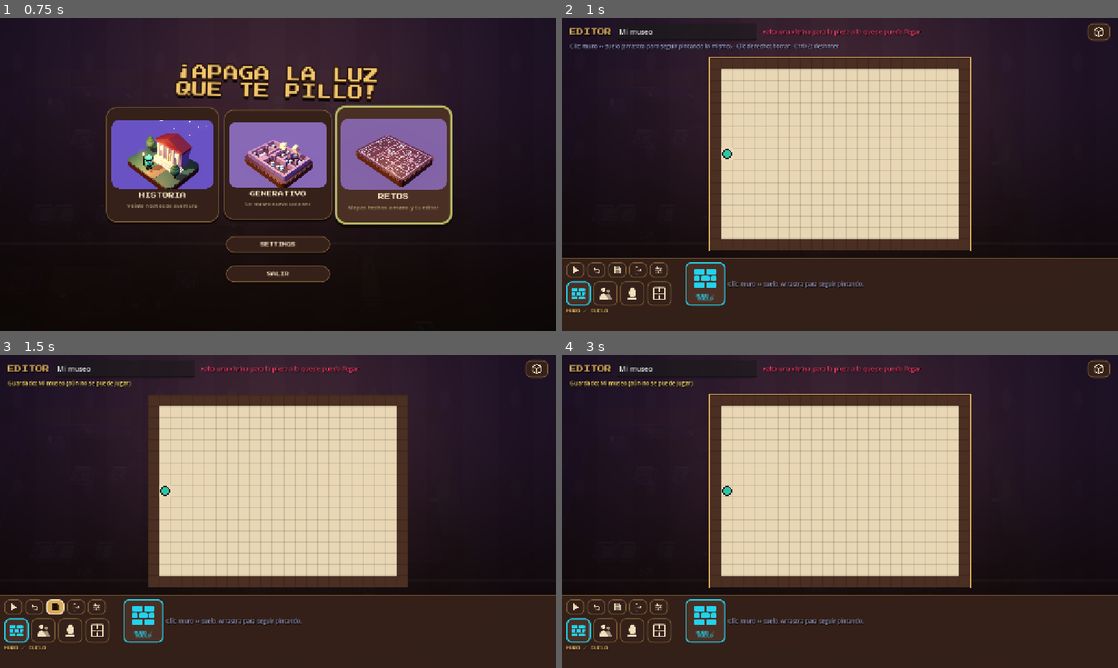
Above: before the commit, frames 1-4 (two rows, left to right).
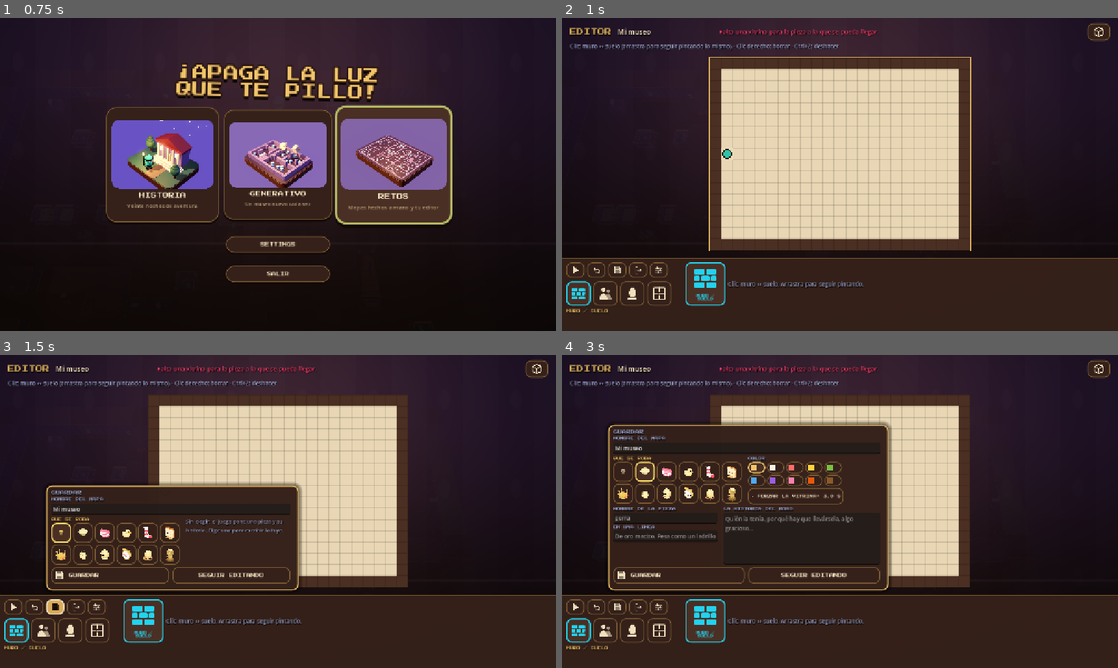
Above: after the commit, the same moments.

Repository: didelco/ladron
Game: Godot game, scene res://scenes/main.tscn
Same seed, same stepped clock (60 frames per second), same inputs: the game is played once before the commit and once after it.
Inputs (mouse positions are in pixels of both pictures, inside the frame that each line leads up to):
- Up to frame 1 (0.75 s): tap Enter (ui_accept) at 0.5 s; move the mouse to (400, 158) at 0.52 s; hold Right (ui_right) from 0.53 s (still down); tap C at 0.6 s; click (400, 158) at 0.67 s
- Up to frame 2 (1 s): keep holding Right (ui_right); tap Enter (ui_accept) at 0.77 s
- Up to frame 3 (1.5 s): release Right (ui_right) at 1.25 s; click (55, 608) at 1.27 s
- Up to frame 4 (3 s): click (623, 533) at 2 s, where only the run after the commit has a clickable "?"; click (645, 533) at 2.77 s

Frame 1 is identical in both runs. In frame 2, 0.5% of the frame differs, in the area x 10-65%, y 3-8%; in frame 3, 13%; in frame 4, 22%, in the area x 1-74%, y 3-76%.

Commit message:
Editor: al guardar se escriben el nombre del mapa, qué se roba (pieza, color, forzar la vitrina) y su historia; fuera de opciones
Co-Authored-By: Claude Opus 5.5 (1M context) <noreply@anthropic.com>

Diff:
--- a/locale/texts.csv
+++ b/locale/texts.csv
@@ -526,7 +526,7 @@
 EDITOR_LOOT_RANDOM,AL AZAR (LO ELIGE EL JUEGO)
 EDITOR_LOOT_NONE,"Sin elegir: el juego pone una pieza y su historia. Elige una para escribir la tuya."
 EDITOR_LOOT_COLOUR,COLOR
-EDITOR_LOOT_NAME,NOMBRE
+EDITOR_LOOT_NAME,NOMBRE DE LA PIEZA
 EDITOR_LOOT_BLURB,EN UNA LINEA
 EDITOR_LOOT_BLURB_HINT,De oro macizo. Pesa como un ladrillo.
 EDITOR_LOOT_STORY,LA HISTORIA DEL ROBO
--- a/scenes/map_editor.gd
+++ b/scenes/map_editor.gd
@@ -10,10 +10,11 @@
 ## game: a compact block at the left, what to do (play it, undo, save,
 ## leave, the options) over the four kinds of tool
 ## (wall and floor, the characters, the objects, the rooms); and the rest of the
-## bar the catalogue of the kind in hand — the objects with a row of tabs to
-## show one theme or all; the options, the building's size and look, rolling
-## a museum or clearing it, the difficulty, the guards and the heist (what
-## is stolen and its tale). Over the plan, the name and what still stops it
+## bar the catalogue of the kind in hand — the objects with tabs to show one
+## theme or all, one type of piece or all; the options, the building's size
+## and look, rolling a museum or clearing it, the difficulty. Saving asks
+## for the map's name, what is stolen and its tale. Over the plan, the name
+## and what still stops it
 ## being played, and in the top right corner the switch between the plan
 ## and the museum in 3D.
 ##
@@ -120,8 +121,9 @@
 ## The options, a page each: a list down the left of the catalogue, and the
 ## page's choices to its right.
 ## (The guards are placed with the characters: how many there are is theirs.)
-const OPTION_PAGES := ["size", "floor", "wall", "difficulty", "map", "loot", "story"]
-const OPTION_ICONS := {"size": "size", "floor": "rooms", "wall": "wall", "difficulty": "difficulty", "map": "random", "loot": "piece", "story": "heist"}
+## (What is stolen, and its tale, are written when saving: _save_panel.)
+const OPTION_PAGES := ["size", "floor", "wall", "difficulty", "map"]
+const OPTION_ICONS := {"size": "size", "floor": "rooms", "wall": "wall", "difficulty": "difficulty", "map": "random"}
 const PROP_ORDER := ["bust", "bin", "panel", "armour"]
 const UNDO_STEPS := 60
 
@@ -160,13 +162,15 @@
 
 var _ui: Control
 var _plan: Control
-var _name: LineEdit
+## the map's name at the top (written in the save panel)
+var _name: Label
 var _status: Label
 var _hint: Label
 var _tool_buttons := {}
 var _template_buttons: Array[Button] = []
 var _kind_buttons := {}
 var _exit_button: Button
+var _save_button: Button
 var _kind_name: Label
 ## the catalogue along the bottom: its tabs (the objects' themes) and its row
 var _tabs: HBoxContainer
@@ -214,6 +218,10 @@
 				await get_tree().process_frame
 				if what in KINDS:
 					_pick_kind(what)
+				elif what == "save":
+					if "--editor-loot" in OS.get_cmdline_user_args():
+						map.loot = {"shape": "crown", "colour": LOOT_COLOURS[0], "name": "", "blurb": "", "story": "", "seconds": 3.0}
+					_open("save")
 				elif what in OPTION_PAGES:
 					# With a piece chosen, to see its page whole.
 					if "--editor-loot" in OS.get_cmdline_user_args():
@@ -285,15 +293,10 @@
 	top.add_child(line)
 	var title := _label(Text.t("EDITOR_TITLE"), 16, Hud.BRASS, line, true)
 	title.size_flags_vertical = Control.SIZE_SHRINK_CENTER
-	_name = LineEdit.new()
-	_name.custom_minimum_size = Vector2(320, 0)
-	_name.max_length = 32
-	_name.placeholder_text = Text.t("EDITOR_NAME")
-	_name.add_theme_font_size_override("font_size", 16)
-	_name.text_changed.connect(func(t: String) -> void:
-		map.name = t
-		dirty = true)
-	line.add_child(_name)
+	_name = _label("", 16, Hud.CREAM, line)
+	_name.size_flags_vertical = Control.SIZE_SHRINK_CENTER
+	_name.custom_minimum_size = Vector2(220, 0)
+
 	_status = _label("", 14, Hud.C.alert, line)
 	_status.size_flags_horizontal = Control.SIZE_EXPAND_FILL
 	_status.size_flags_vertical = Control.SIZE_SHRINK_CENTER
@@ -334,7 +337,7 @@
 	left.add_child(acts)
 	_icon_button("play", "EDITOR_PLAY", _ask_play, acts, Hud.C.green)
 	_icon_button("undo", "EDITOR_UNDO", _undo, acts, Hud.C.dim)
-	_icon_button("save", "EDITOR_SAVE", _save, acts, Hud.C.green)
+	_save_button = _icon_button("save", "EDITOR_SAVE", _open.bind("save"), acts, Hud.C.green)
 	_exit_button = _icon_button("exit", "EDITOR_EXIT", _leave, acts, Hud.C.dim)
 	var kinds := HBoxContainer.new()
 	kinds.add_theme_constant_override("separation", 6)
@@ -679,10 +682,6 @@
 		"map":
 			_choice(Text.t("EDITOR_RANDOM"), "", _random, null, "random")
 			_choice(Text.t("EDITOR_CLEAR"), "", _clear, null, "clear")
-		"loot":
-			_loot_page()
-		"story":
-			_story_page()
 
 
 ## One card of an options page: in force, it is lit (meta "choice" against
@@ -713,16 +712,16 @@
 
 
 ## A column in the catalogue.
-func _column(width := 0.0) -> VBoxContainer:
+func _column(width := 0.0, parent: Node = null) -> VBoxContainer:
 	var col := VBoxContainer.new()
 	col.add_theme_constant_override("separation", 4)
 	col.custom_minimum_size = Vector2(width, 0)
-	_catalogue.add_child(col)
+	(parent if parent else _catalogue).add_child(col)
 	return col
 
 
-## The panel over the bar, for leaving with changes not saved ("leave");
-## "" shuts it.
+## The panel over the plan: saving ("save": the name, what is stolen and
+## its tale), or leaving with changes not saved ("leave"); "" shuts it.
 func _open(k: String) -> void:
 	panel = k
 	leaving = k == "leave"
@@ -733,13 +732,40 @@
 	if k == "":
 		_refresh()
 		return
-	_sub_title.text = Text.t("EDITOR_UNSAVED")
-	_button(Text.t("EDITOR_SAVE_AND_EXIT"), _save_and_leave, _sub, Hud.C.green)
-	_button(Text.t("EDITOR_EXIT_NO_SAVE"), closed.emit, _sub, Hud.C.alert)
-	_button(Text.t("EDITOR_KEEP_EDITING"), _stay, _sub, Hud.C.dim)
+	if k == "save":
+		_save_panel()
+	else:
+		_sub_title.text = Text.t("EDITOR_UNSAVED")
+		_button(Text.t("EDITOR_SAVE_AND_EXIT"), _save_and_leave, _sub, Hud.C.green)
+		_button(Text.t("EDITOR_EXIT_NO_SAVE"), closed.emit, _sub, Hud.C.alert)
+		_button(Text.t("EDITOR_KEEP_EDITING"), _stay, _sub, Hud.C.dim)
 	_refresh()
 	_place_flyout.call_deferred()
 	(_sub.get_child(0) as Control).grab_focus.call_deferred()
+
+
+## Saving: the map's name, what is stolen (the piece, its colour, how long
+## its case takes) and its tale; then save it, or go back to it.
+func _save_panel() -> void:
+	_sub_title.text = Text.t("EDITOR_SAVE")
+	var name_edit := _field(Text.t("EDITOR_NAME").to_upper(), map.name, Text.t("EDITOR_UNTITLED"), _sub)
+	name_edit.max_length = 32
+	name_edit.text_changed.connect(func(t: String) -> void:
+		map.name = t
+		_name.text = t
+		dirty = true)
+	var row := HBoxContainer.new()
+	row.add_theme_constant_override("separation", 14)
+	_sub.add_child(row)
+	_loot_page(row)
+	_story_page(_sub)
+	var buttons := HBoxContainer.new()
+	buttons.add_theme_constant_override("separation", 8)
+	_sub.add_child(buttons)
+	_button(Text.t("EDITOR_SAVE"), func() -> void:
+		_save()
+		_open(""), buttons, Hud.C.green, false, "save")
+	_button(Text.t("EDITOR_KEEP_EDITING"), _stay, buttons, Hud.C.dim)
 
 
 ## What is stolen and why: the piece (a picture each, AL AZAR to let the
@@ -747,8 +773,8 @@
 ## takes, and the tale told before the job.
 ## What is stolen: the piece (AL AZAR leaves it to the game), its colour,
 ## and how long its case takes.
-func _loot_page() -> void:
-	var col := _column()
+func _loot_page(parent: Node) -> void:
+	var col := _column(0.0, parent)
 	_label(Text.t("EDITOR_LOOT_WHAT"), 8, Hud.BRASS, col, true)
 	var grid := GridContainer.new()
 	grid.columns = 6
@@ -765,9 +791,9 @@
 		b.tooltip_text = Text.t("EDITOR_LOOT_RANDOM" if shape == "" else "EDITOR_SHAPE_" + String(shape).to_upper())
 		b.set_meta("loot", shape)
 	if map.loot.is_empty():
-		_nothing_chosen()
-		return
-	col = _column(230)
+		_nothing_chosen(parent)
+		return
+	col = _column(230, parent)
 	_label(Text.t("EDITOR_LOOT_COLOUR"), 8, Hud.C.dim, col, true)
 	var colours := GridContainer.new()
 	colours.columns = 5
@@ -791,11 +817,13 @@
 
 
 ## Its tale: the piece's name, a line on it, and the story told before the job.
-func _story_page() -> void:
+func _story_page(parent: Node) -> void:
 	if map.loot.is_empty():
-		_nothing_chosen()
-		return
-	var col := _column(260)
+		return
+	var row := HBoxContainer.new()
+	row.add_theme_constant_override("separation", 14)
+	parent.add_child(row)
+	var col := _column(240, row)
 	var name_edit := _field(Text.t("EDITOR_LOOT_NAME"), map.loot.name, Text.t("EDITOR_SHAPE_" + String(map.loot.shape).to_upper()).to_lower(), col)
 	name_edit.text_changed.connect(func(t: String) -> void:
 		map.loot.name = t
@@ -804,13 +832,13 @@
 	blurb.text_changed.connect(func(t: String) -> void:
 		map.loot.blurb = t
 		dirty = true)
-	col = _column(460)
+	col = _column(360, row)
 	_label(Text.t("EDITOR_LOOT_STORY"), 8, Hud.C.dim, col, true)
 	var story := TextEdit.new()
 	story.text = map.loot.story
 	story.placeholder_text = Text.t("EDITOR_LOOT_STORY_HINT")
 	story.wrap_mode = TextEdit.LINE_WRAPPING_BOUNDARY
-	story.custom_minimum_size = Vector2(460, 104)
+	story.custom_minimum_size = Vector2(360, 120)
 	story.add_theme_font_size_override("font_size", 13)
 	story.text_changed.connect(func() -> void:
 		map.loot.story = story.text
@@ -819,8 +847,8 @@
 
 
 ## No piece chosen: the game picks one, and its tale with it.
-func _nothing_chosen() -> void:
-	var none := _label(Text.t("EDITOR_LOOT_NONE"), 12, Hud.C.dim, _column(300))
+func _nothing_chosen(parent: Node) -> void:
+	var none := _label(Text.t("EDITOR_LOOT_NONE"), 12, Hud.C.dim, _column(240, parent))
 	none.autowrap_mode = TextServer.AUTOWRAP_WORD_SMART
 
 
@@ -847,8 +875,7 @@
 	else:
 		map.loot.shape = shape
 	# Its colour row, name and tale appear, or go.
-	_fill_catalogue()
-	_refresh()
+	_open("save")
 
 
 func _step_seconds() -> void:
@@ -860,7 +887,7 @@
 
 ## Over the bar, above the button that opened it, as tall as fits.
 func _place_flyout() -> void:
-	var from: Button = _exit_button
+	var from: Button = _save_button if panel == "save" else _exit_button
 	if from == null:
 		return
 	var room := _ui.size.y - BAR - 30.0
@@ -999,10 +1026,10 @@
 
 
 func _save() -> void:
-	map.name = _name.text.strip_edges()
+	map.name = map.name.strip_edges()
 	if map.name == "":
 		map.name = Text.t("EDITOR_UNTITLED")
-		_name.text = map.name
+	_name.text = map.name
 	if map.save() != OK:
 		_say(Text.t("EDITOR_SAVE_FAILED"), Hud.C.alert)
 		return
@@ -1283,8 +1310,8 @@
 			elif b.has_meta("setting"):
 				_look(b, _setting_value(b.get_meta("setting")) == b.get_meta("choice"))
 	# What is stolen: the piece and the colour in hand lit, the seconds.
-	if kind == "options":
-		for b in _catalogue.find_children("*", "Button", true, false):
+	if panel == "save":
+		for b in _sub.find_children("*", "Button", true, false):
 			if b.has_meta("loot"):
 				_look(b, b.get_meta("loot") == map.loot.get("shape", ""))
 			elif b.has_meta("hex"):
